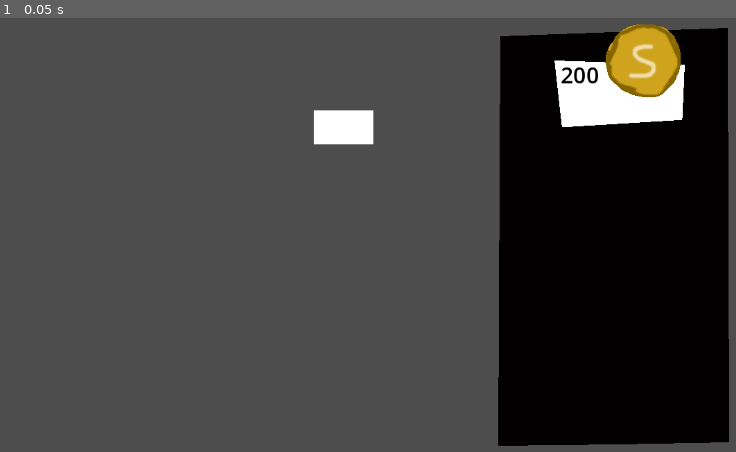
Above: before the commit, frame 1.
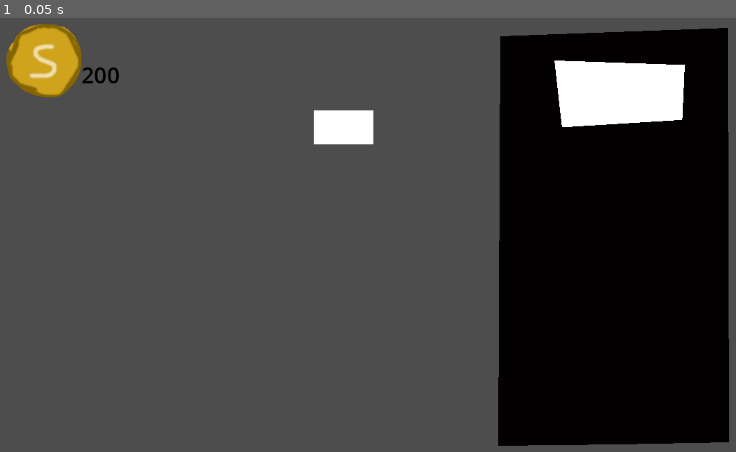
Above: after the commit, the same moment.

Repository: StephenMiner/gambling-proj
Game: Godot game, scene res://node_2d.tscn
Same seed, same stepped clock (60 frames per second), same inputs: the game is played once before the commit and once after it.
Inputs:
- Up to frame 1 (0.05 s): no input

The runs differ from the first frame. In frame 1, 3.0% of the frame differs, in the area x 0-93%, y 1-19%.

Commit message:
Probably some positional changes

Diff:
--- a/components/coin.gd
+++ b/components/coin.gd
@@ -13,8 +13,8 @@
 	#self.apply_scale(Vector2(0.5,0.5));
 	var screen_size : Vector2 = get_viewport_rect().size;
 	var y : int = screen_size.y / 8;
-	var cx : int = 7 * screen_size.x / 8;
-	var lx : int = 6.2 * screen_size.x / 8;
+	var cx : int = screen_size.x / 8;
+	var lx : int = 1.4 * screen_size.x / 8;
 	print(lx);
 	self.position = Vector2(cx,y);
 	self.label.global_position= Vector2(lx, y);
--- a/node_2d.tscn
+++ b/node_2d.tscn
@@ -74,7 +74,6 @@
 metadata/_edit_use_anchors_ = true
 
 [node name="ColorRect" type="ColorRect" parent="Area2D" unique_id=2091917271]
-visible = false
 z_index = 4
 offset_left = -314.0
 offset_top = -47.0
@@ -83,7 +82,6 @@
 script = ExtResource("3_kdubu")
 
 [node name="ColorRect" type="ColorRect" parent="." unique_id=1030411001]
-visible = false
 z_index = 2
 offset_right = 1152.0
 offset_bottom = 653.0
Not shown: 1 places in node_2d.tscn that only renumber resources
